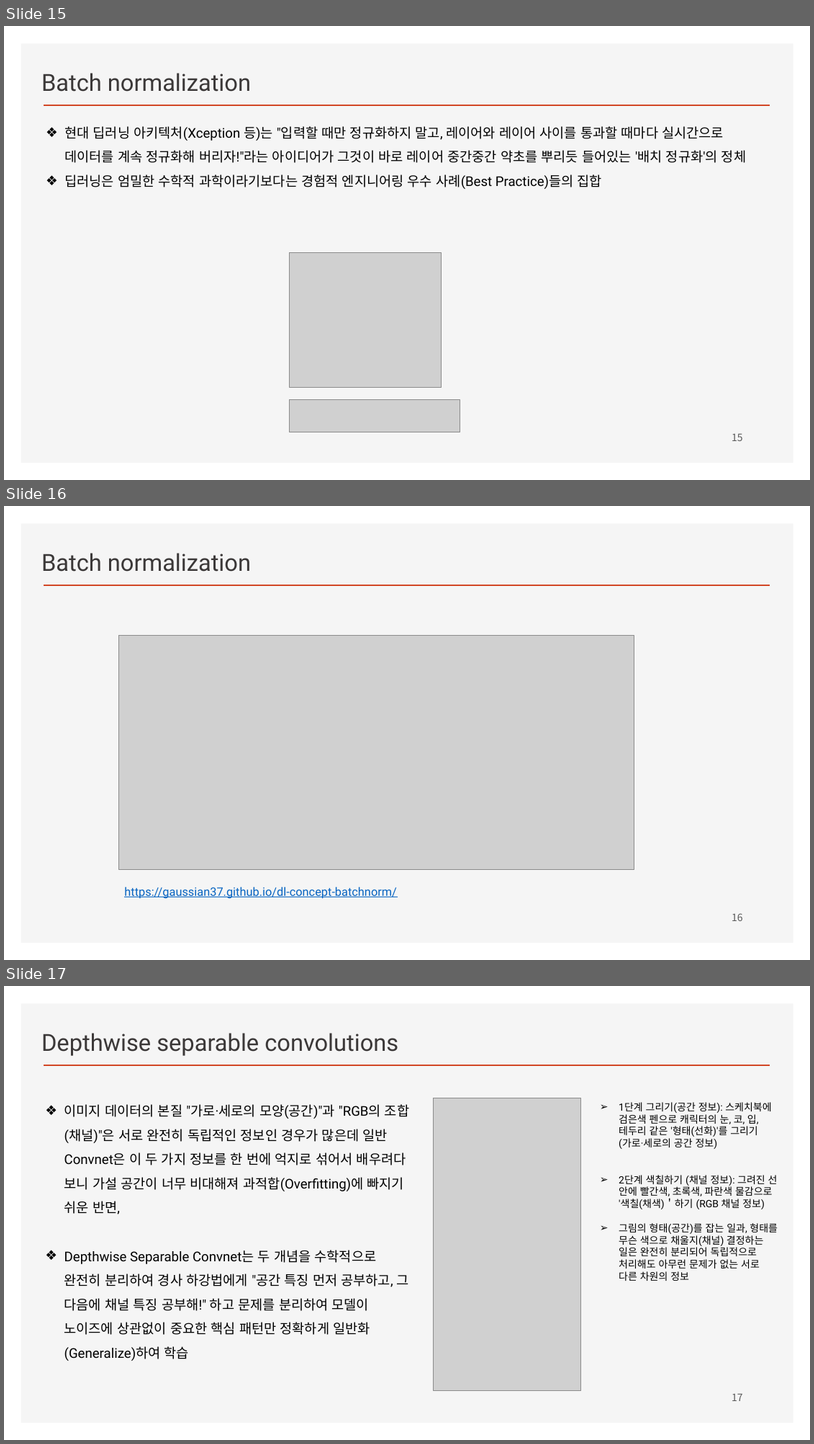
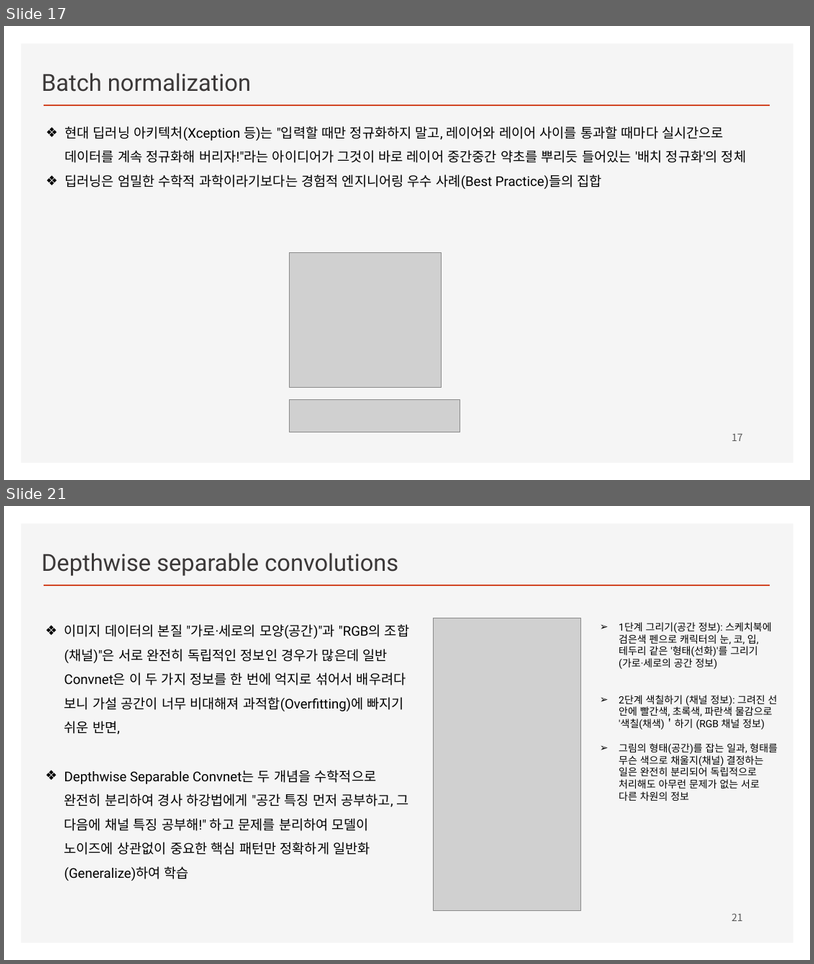
Before and after one commit to ancestor9/2026_Fall_Deep-Learning-with-Python, a slide deck: Chapter 09 ConvNet architecture patterns.pptx. Shown one above the other, each under a label of ours: slides 15, 16 and 17 before the commit, slides 17 and 21 after it; the slides between them are not shown. The pictures are 814x1444 and 814x964 pixels, drawn with LibreOffice and Linux fonts; fonts in the diff are those of the drawing; grey boxes stand for pictures; background and template pictures are left out. Boxes give left, top, right and bottom in pixels: in the first picture for what was removed or moved away, otherwise in the second. Text is boxed around its words. In the diff, an @@ line names an element or a change of style, - is before the commit and + after.

```diff
--- a/Chapter 09 ConvNet architecture patterns.pptx
+++ b/Chapter 09 ConvNet architecture patterns.pptx
@@ slide 16 removed at [4, 506, 810, 960], background #FFFFFF; not listed: 2 template elements that a slide beside it also shows @@
@@ text removed at [41, 553, 251, 572] @@
-Batch normalization
@@ picture removed at [119, 636, 635, 870] @@
@@ text removed at [124, 886, 397, 898] @@
-https://gaussian37.github.io/dl-concept-batchnorm/
@@ page number removed at [732, 913, 743, 921] @@
-16
@@ what was slide 15 is now slide 17 @@
@@ page number at [732, 434, 743, 441]: text changed @@
-15
+17
@@ what was slide 17 is now slide 21 @@
@@ page number at [732, 913, 743, 921]: text changed @@
-17
+21
```
Also in this commit, not shown: 7 slides added.
